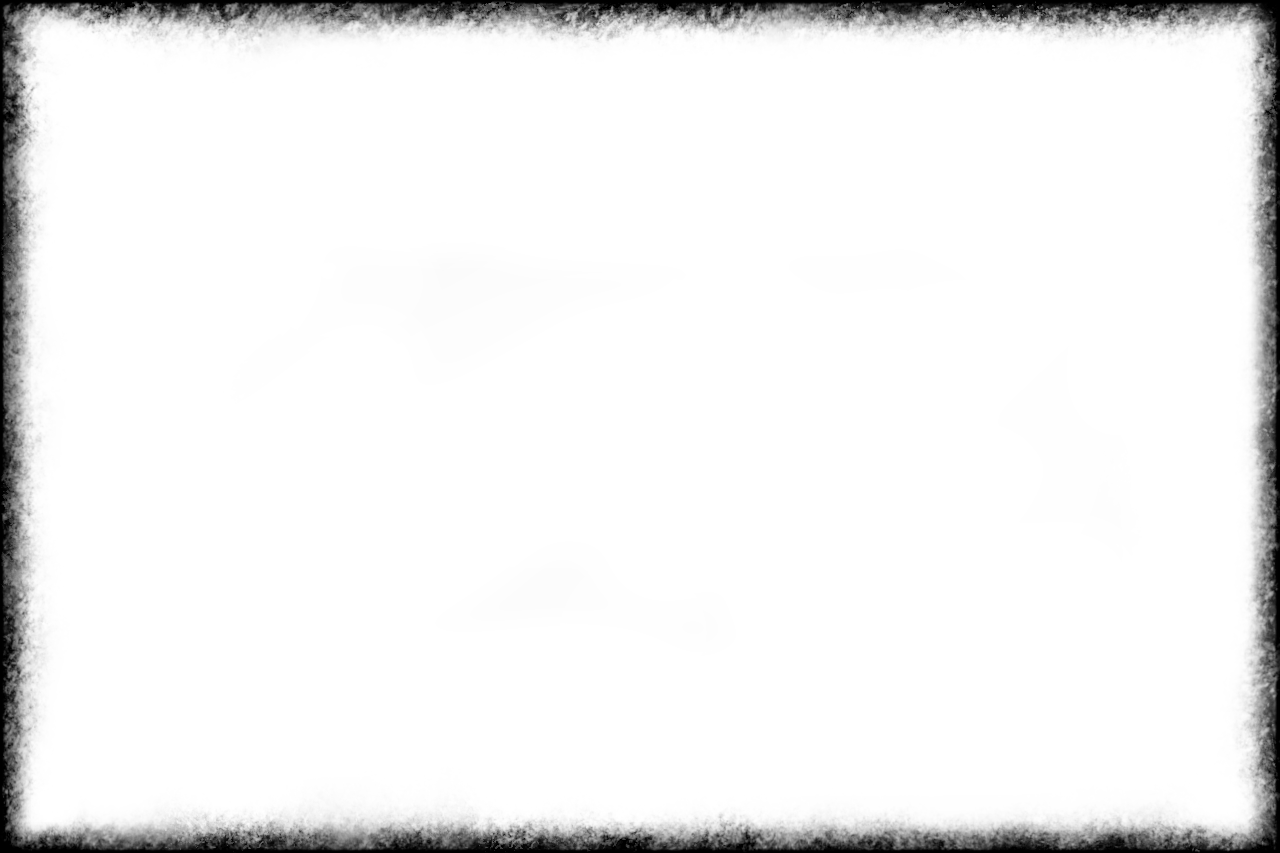
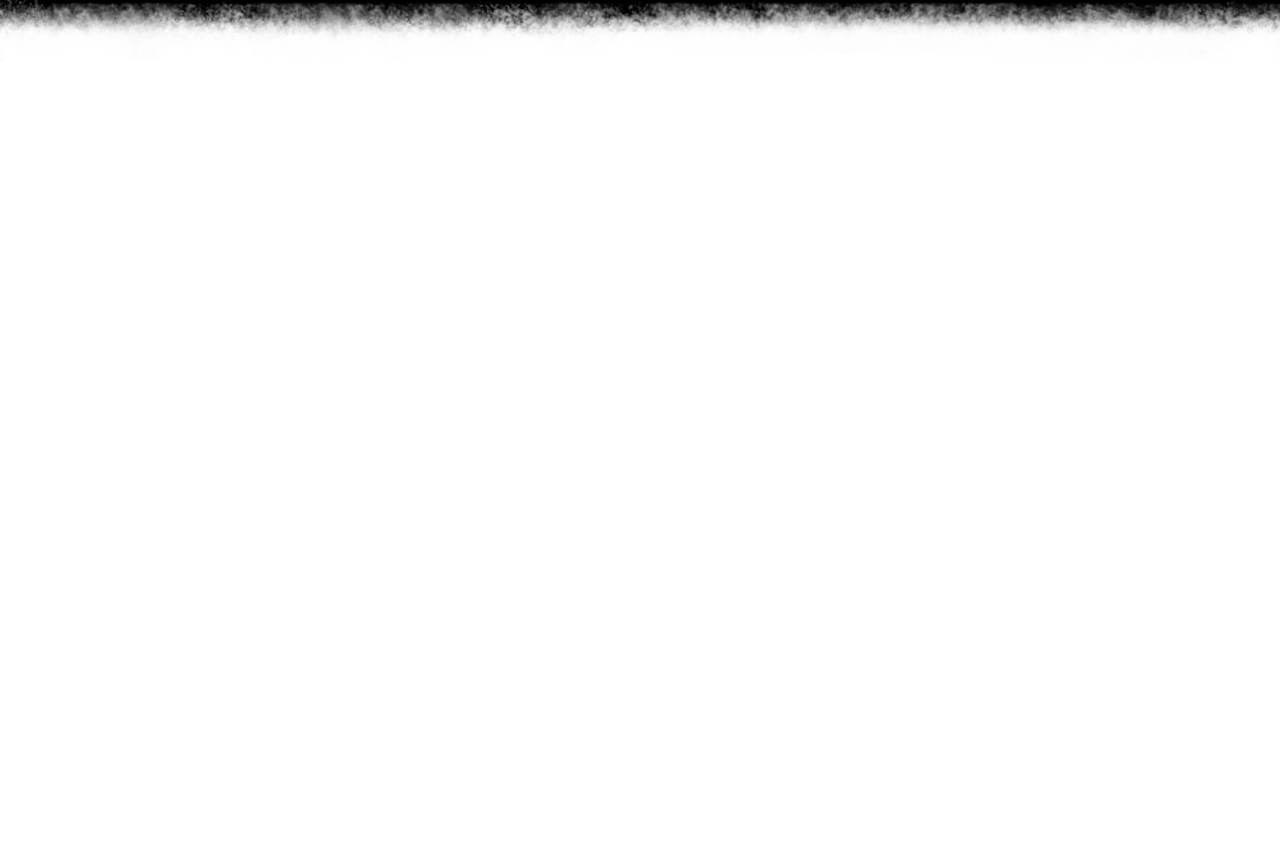
Layers edited between the first and the second 1280 x 853 image:
added layer "BorderMaskBottom" above "Border Mask" over (0, 0, 1280, 853)
hid "Border Mask" over (0, 0, 1280, 853)
